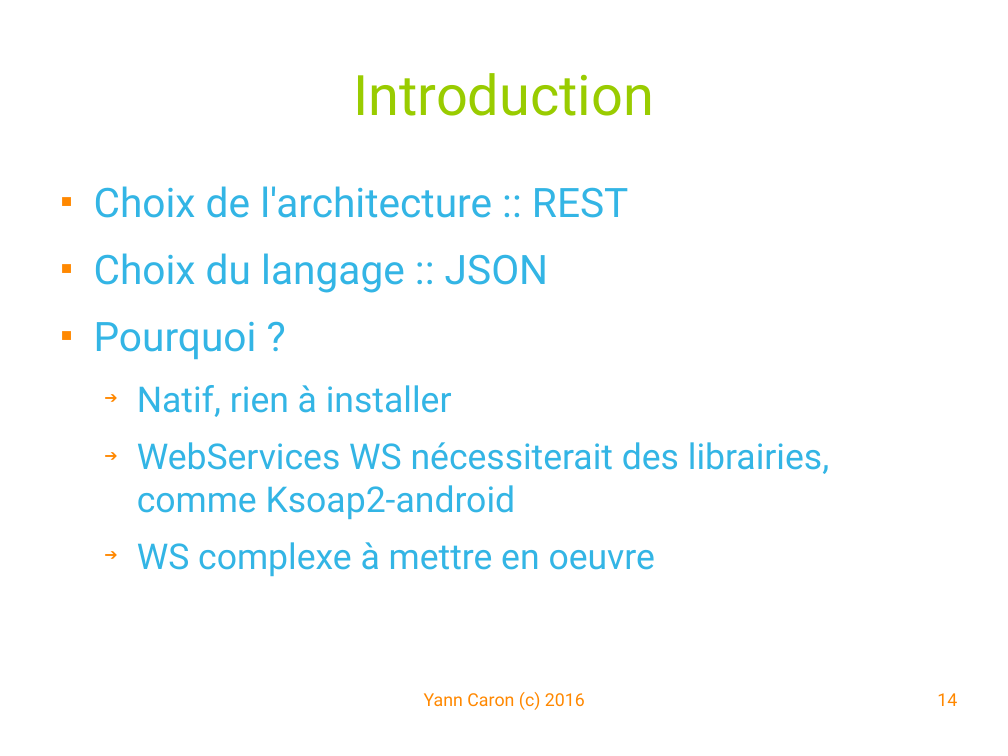
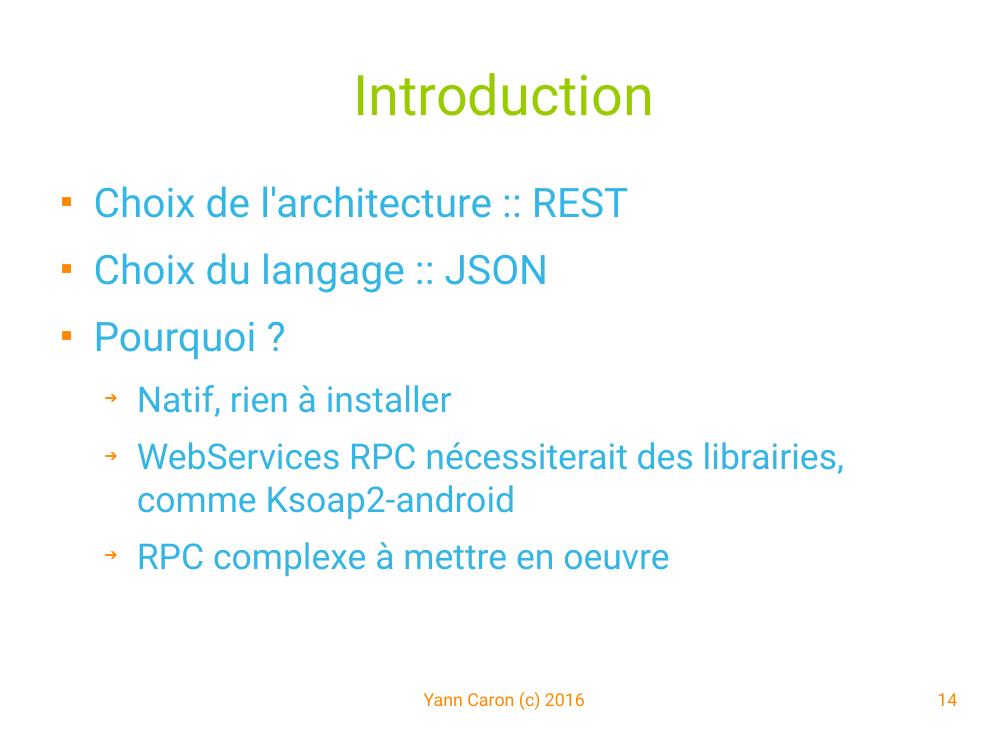
Before and after one commit to YannCaron/Android-ENSG, a slide deck: slide 14 of 09 - WebServices.odp. Drawn at 1008x756 pixels with LibreOffice and Linux fonts; fonts in the diff are those of the drawing; background and template pictures are left out. Boxes give left, top, right and bottom in pixels: in the first picture for what was removed or moved away, otherwise in the second. Text is boxed around its words. In the diff, an @@ line names an element or a change of style, - is before the commit and + after.

```diff
--- a/09 - WebServices.odp
+++ b/09 - WebServices.odp
@@ text at <box>137,442,844,577</box>: text changed @@
-  ➔ WebServices WS nécessiterait des librairies, comme Ksoap2-android
-  ➔ WS complexe à mettre en oeuvre
+  ➔ WebServices RPC nécessiterait des librairies, comme Ksoap2-android
+  ➔ RPC complexe à mettre en oeuvre
```
Also in this commit, not shown: 9 other slides changed.
